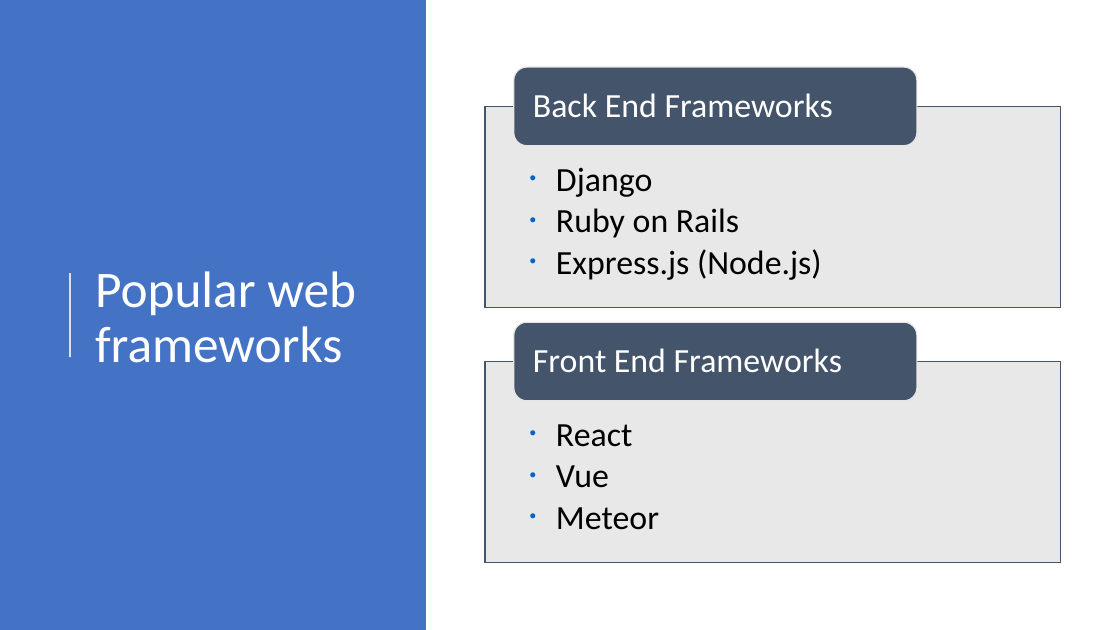
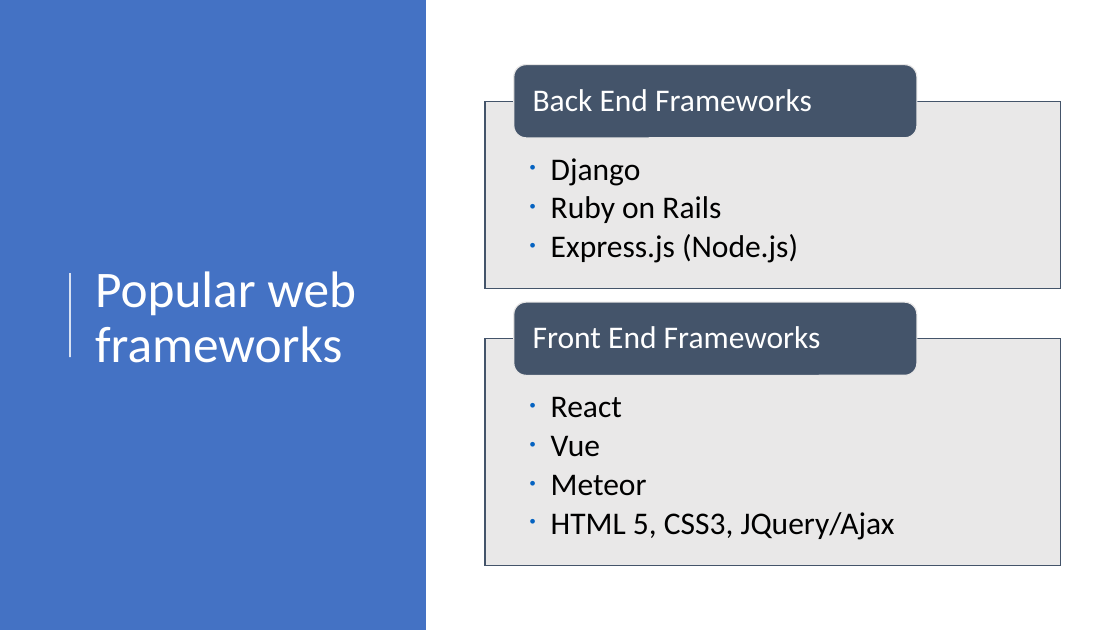
Before and after one commit to uwacsp/cits5503, a slide deck: slide 3 of Lectures/CITS5503WebArchitecture.pptx. Drawn at 1120x630 pixels with LibreOffice and Linux fonts; fonts in the diff are those of the drawing. Boxes give left, top, right and bottom in pixels: in the first picture for what was removed or moved away, otherwise in the second. Text is boxed around its words. In the diff, an @@ line names an element or a change of style, - is before the commit and + after.

```diff
--- a/Lectures/CITS5503WebArchitecture.pptx
+++ b/Lectures/CITS5503WebArchitecture.pptx
@@ rounded rectangle: place and size @@
-rounded rectangle at bbox=[514, 67, 918, 146]
+rounded rectangle at bbox=[514, 65, 918, 138]
@@ text "Back End Frameworks" at bbox=[533, 89, 812, 111]: size 29 to 27 pt @@
@@ text "Django" at bbox=[551, 158, 798, 263]: size 29 to 27 pt; indent changed @@
@@ rectangle: place and size @@
-rectangle at bbox=[485, 107, 1061, 308]
+rectangle at bbox=[485, 102, 1061, 289]
@@ rounded rectangle: place and size @@
-rounded rectangle at bbox=[514, 323, 918, 402]
+rounded rectangle at bbox=[514, 302, 918, 376]
@@ text "Front End Frameworks" at bbox=[533, 326, 821, 348]: size 29 to 27 pt @@
@@ text "Front End Frameworks": place and size @@
-text "Front End Frameworks" at bbox=[533, 348, 842, 373]
+text "Front End Frameworks" at bbox=[533, 326, 821, 348]
@@ rectangle: place and size @@
-rectangle at bbox=[485, 361, 1061, 563]
+rectangle at bbox=[485, 339, 1061, 565]
@@ text "React": place and size @@
-text "React" at bbox=[556, 424, 659, 530]
+text "React" at bbox=[551, 396, 895, 540]
@@ text at bbox=[551, 396, 647, 496]: size 29 to 27 pt in "React", "Vue", "Meteor"; indent changed @@
@@ text at bbox=[551, 512, 895, 540]: paragraph added @@
+  • HTML 5, CSS3, JQuery/Ajax
```
Also in this commit, not shown: 7 other slides changed, 14 slides added, 5 slides removed, 1 other file.
